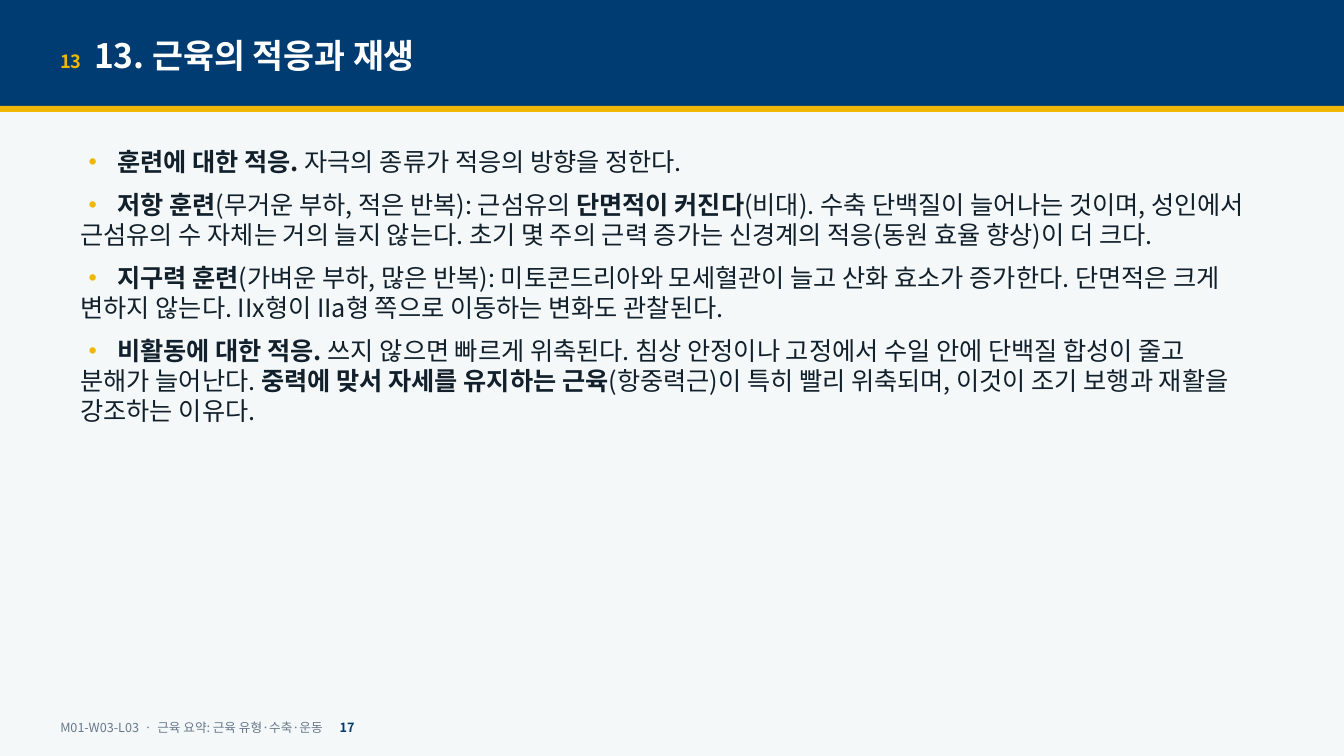
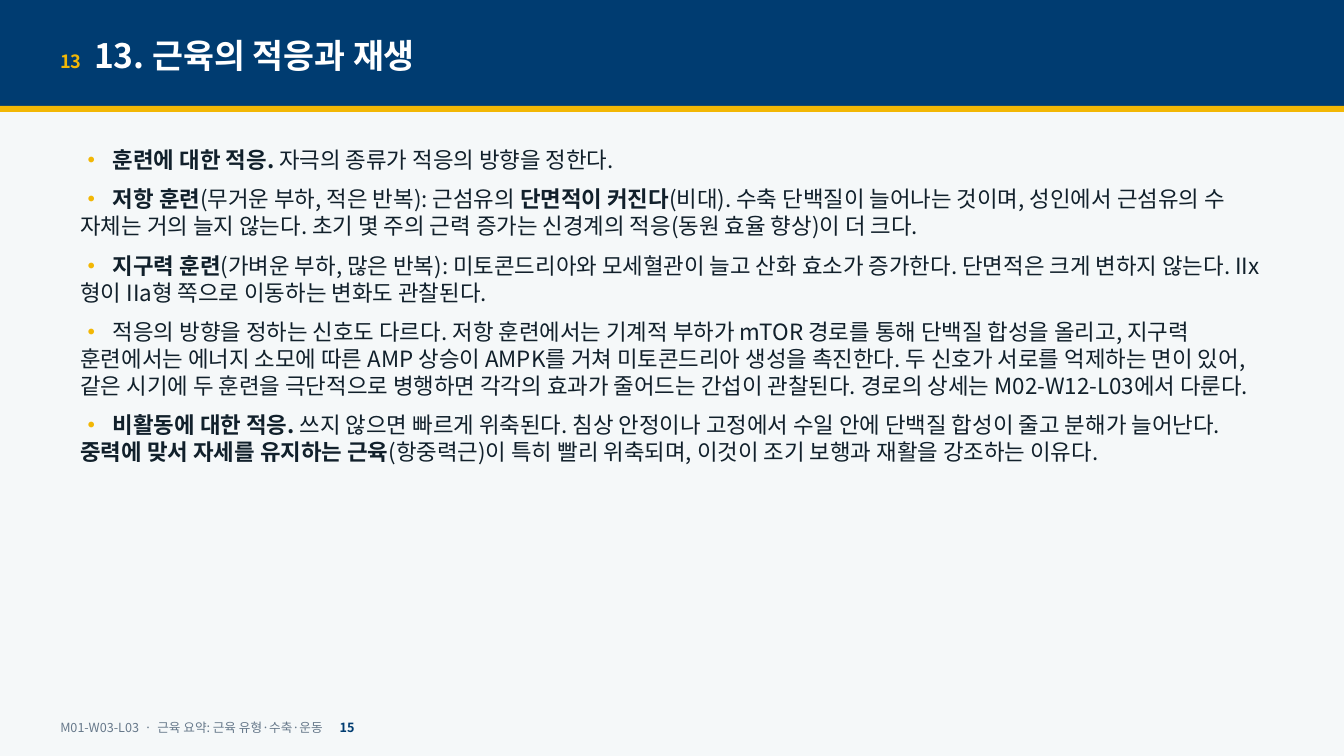
Before and after one commit to hoperiasd2/hoperiasd2.github.io, a slide deck: slide 15 of curriculum/M01/W03/L03/slides-2.pptx (slide 17 before the commit). Drawn at 1344x756 pixels with LibreOffice and Linux fonts; fonts in the diff are those of the drawing. Boxes give left, top, right and bottom in pixels: in the first picture for what was removed or moved away, otherwise in the second. Text is boxed around its words. In the diff, an @@ line names an element or a change of style, - is before the commit and + after.

```diff
--- a/curriculum/M01/W03/L03/slides-2.pptx
+++ b/curriculum/M01/W03/L03/slides-2.pptx
@@ text at [80,149,1230,465]: size 18 to 16 pt in "• 훈련에 대한 적응. 자극의 종류가 적응의 ...", "• 저항 훈련(무거운 부하, 적은 반복): 근섬유의 ...", "• 지구력 훈련(가벼운 부하, 많은 반복): 미토콘드리아와 ...", "• 비활동에 대한 적응. 쓰지 않으면 빠르게 ..." @@
@@ text at [80,321,1248,396]: paragraph added @@
+• 적응의 방향을 정하는 신호도 다르다. 저항 훈련에서는 기계적 부하가 mTOR 경로를 통해 단백질 합성을 올리고, 지구력 훈련에서는 에너지 소모에 따른 AMP 상승이 AMPK를 거쳐 미토콘드리아 생성을 촉진한다. 두 신호가 서로를 억제하는 면이 있어, 같은 시기에 두 훈련을 극단적으로 병행하면 각각의 효과가 줄어드는 간섭이 관찰된다. 경로의 상세는 M02-W12-L03에서 다룬다.
@@ text at [60,721,355,733]: text changed @@
-M01-W03-L03 · 근육 요약: 근육 유형·수축·운동 17
+M01-W03-L03 · 근육 요약: 근육 유형·수축·운동 15
```
Also in this commit, not shown: 43 other slides changed, 2 slides removed, 3 other files.
